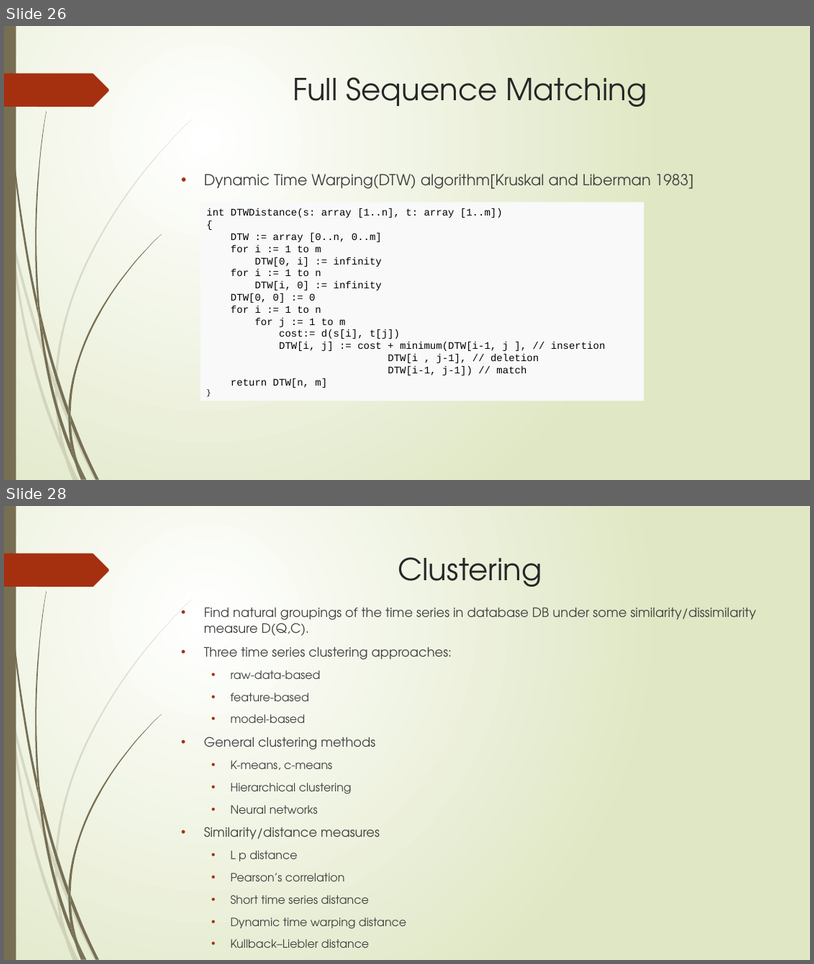
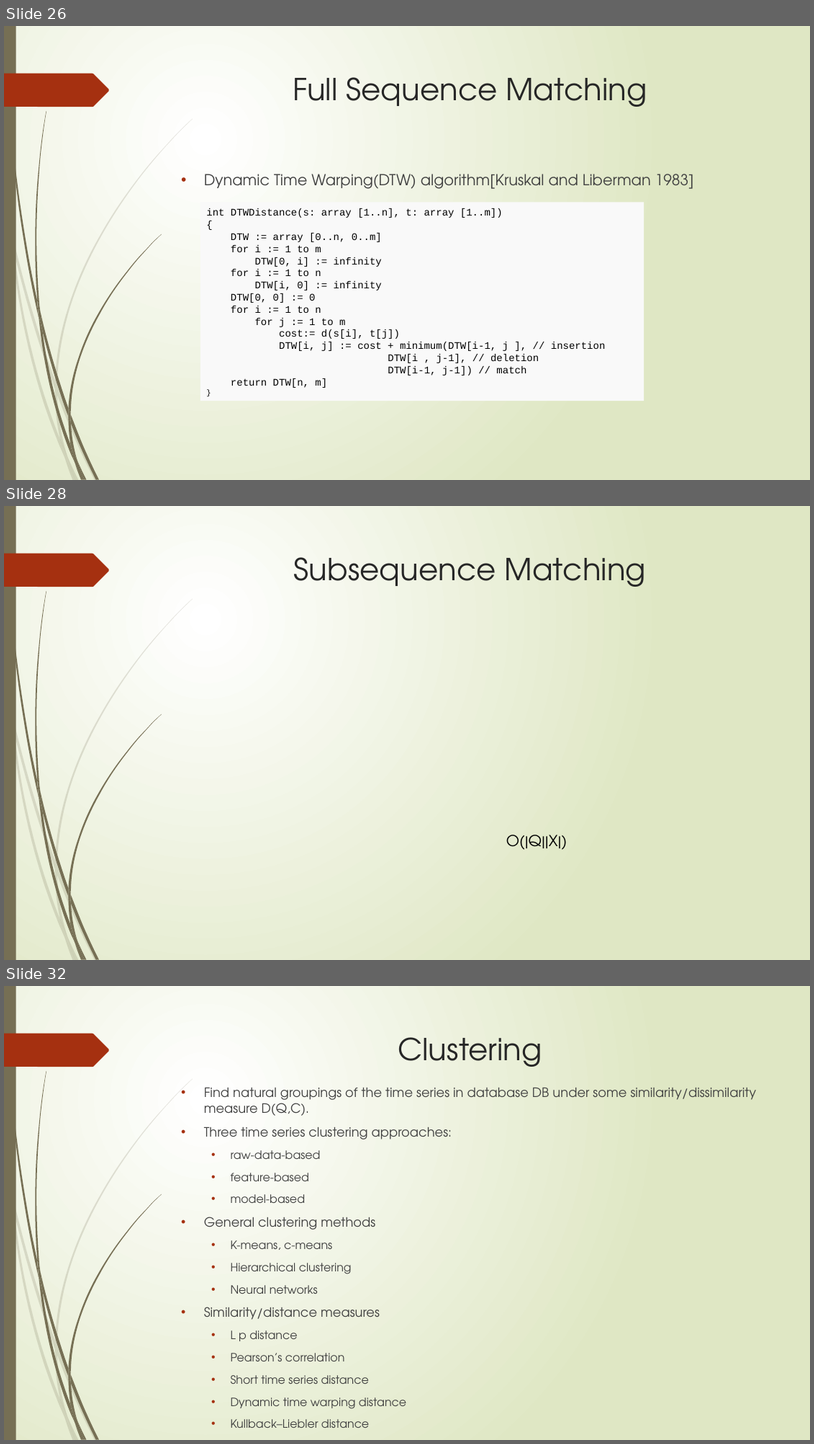
Before and after one commit to zixiaojindao/time-series-survey, a slide deck: slide/tsdm.pptx. Shown one above the other, each under a label of ours: slides 26 and 28 before the commit, slides 26, 28 and 32 after it; the slides between them are not shown. The pictures are 814x964 and 814x1444 pixels, drawn with LibreOffice and Linux fonts; fonts in the diff are those of the drawing; grey boxes stand for pictures. Boxes give left, top, right and bottom in pixels: in the first picture for what was removed or moved away, otherwise in the second. Text is boxed around its words. In the diff, an @@ line names an element or a change of style, - is before the commit and + after.

```diff
--- a/slide/tsdm.pptx
+++ b/slide/tsdm.pptx
@@ slide 28 added at (4, 506, 810, 960), background gradient #FFFFFF to #DFE8C4; not listed: 24 template elements that a slide beside it also shows @@
@@ title added at (294, 557, 646, 587), 36 pt, text #262626 @@
+Subsequence Matching
@@ text added at (507, 834, 567, 849), 18 pt, text #000000 @@
+O(|Q||X|)
@@ what was slide 28 is now slide 32 @@
```
Also in this commit, not shown: 1 slide changed, 3 other slides added.
